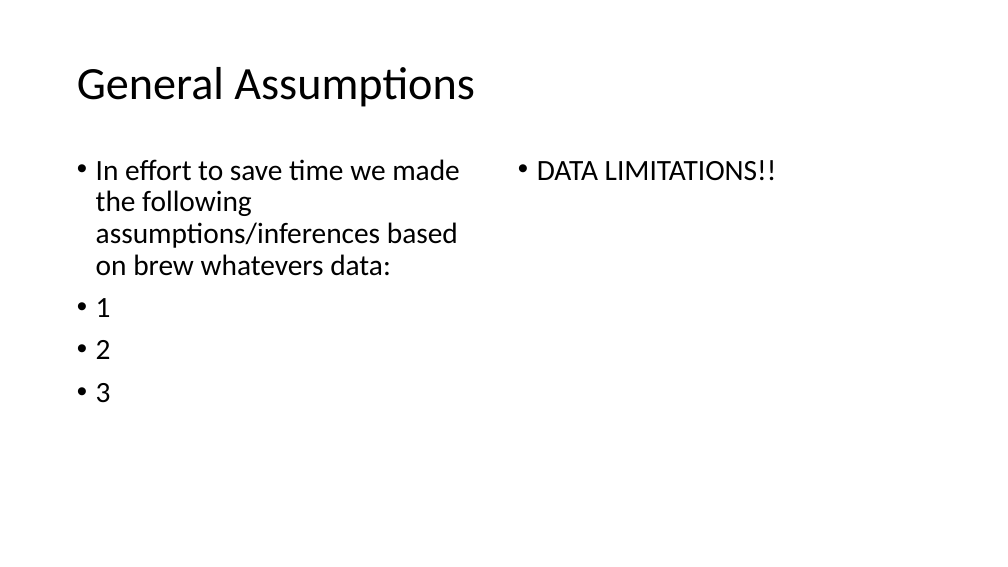
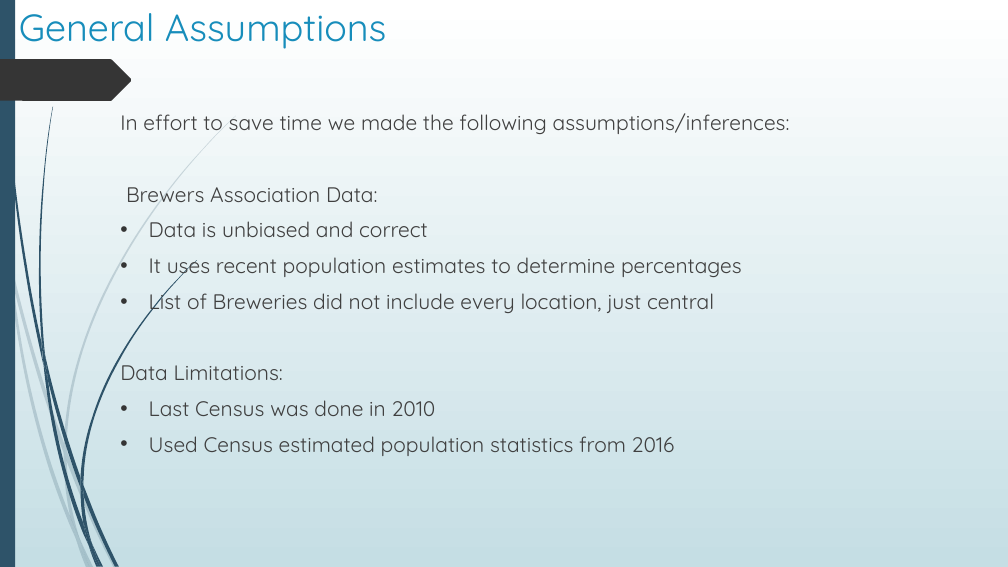
Before and after one commit to LeaLamatina/Craft-Brewery-Demographics-Project, a slide deck: slide 5 of Overview PP.pptx (slide 4 before the commit). Drawn at 1008x567 pixels with LibreOffice and Linux fonts; fonts in the diff are those of the drawing. Boxes give left, top, right and bottom in pixels: in the first picture for what was removed or moved away, otherwise in the second. Text is boxed around its words. In the diff, an @@ line names an element or a change of style, - is before the commit and + after.

```diff
--- a/Overview PP.pptx
+++ b/Overview PP.pptx
@@ background #FFFFFF to gradient #FFFFFF to #C5DEE5 @@
@@ rectangle added at [0, 0, 15, 567], fill #2E5369 @@
@@ title "General Assumptions": place and size @@
-title "General Assumptions" at [77, 67, 474, 107]
+title "General Assumptions" at [19, 13, 387, 49]
@@ title "General Assumptions" at [19, 13, 387, 49]: size 44 to 36 pt, font Calibri to Quicksand, text colour #000000 to #178DBB; line spacing 0.9 to 1; vertical alignment middle to top @@
@@ freeform shape added at [0, 59, 132, 101], fill #353535 @@
@@ text at [120, 113, 790, 456]: text changed; size 28 to 20 pt; font Calibri to Quicksand; text colour #000000 to #404040 @@
-• In effort to save time we made the following assumptions/inferences based on brew whatevers data:
-• 1
-• 2
-• 3
+In effort to save time we made the following assumptions/inferences:
+Brewers Association Data:
+• Data is unbiased and correct
+• It uses recent population estimates to determine percentages
+• List of Breweries did not include every location, just central
+Data Limitations:
+• Last Census was done in 2010
+• Used Census estimated population statistics from 2016
@@ text removed at [537, 160, 777, 181] @@
-• DATA LIMITATIONS!!
@@ group added at [0, 116, 236, 567]: 10 freeform shapes @@
@@ group added at [2, 0, 197, 567]: 12 freeform shapes @@
```
Also in this commit, not shown: 1 other slide changed, 18 slides added, 8 slides removed, 1 other file.
